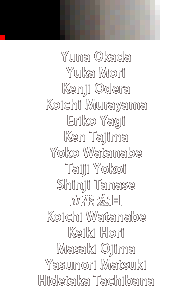
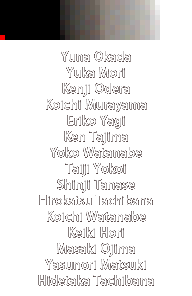
The second 192 x 296 image is a revision of the first. Changes to its layers:
painted on "Yuna Okada Yuka Mori Kenji Odera Koichi Murayama Eriko Yagi Ken" over box(39, 194, 153, 206)
